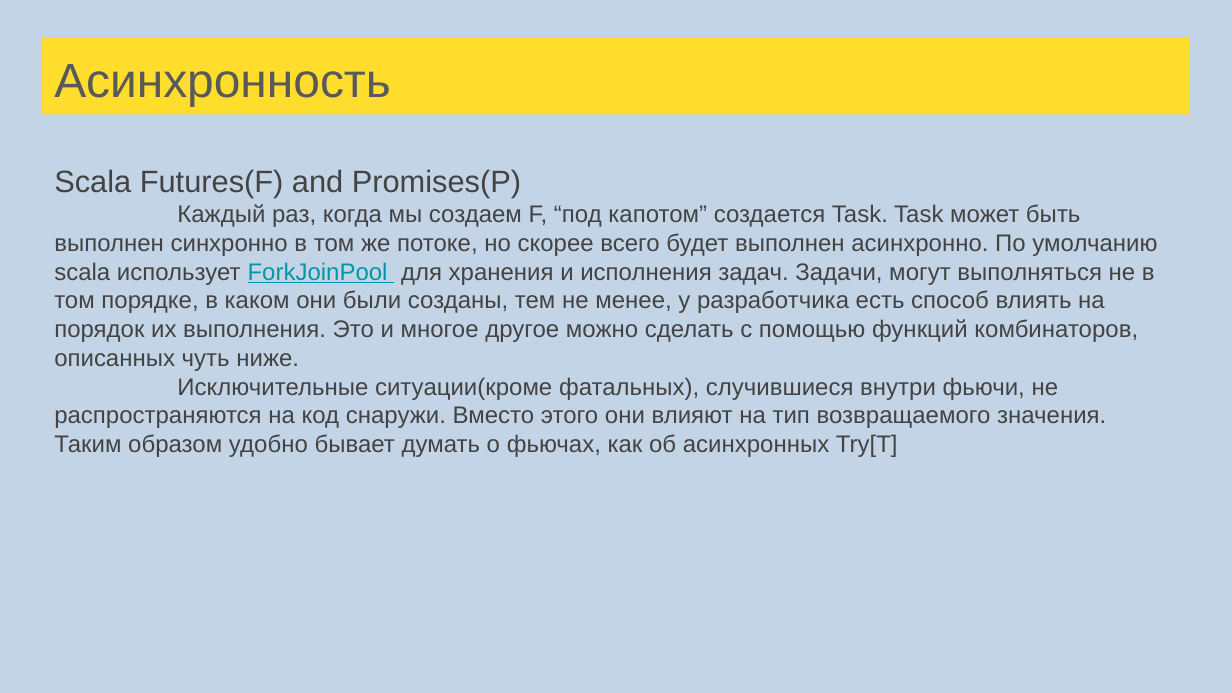
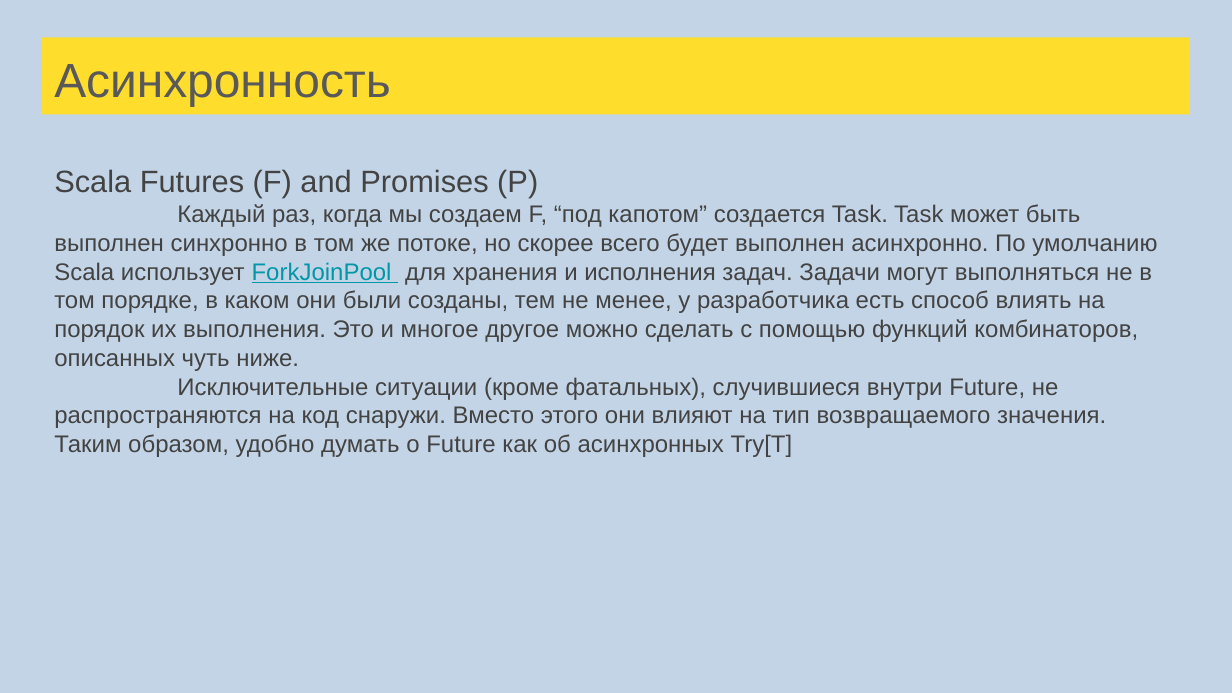
Before and after one commit to sergeypopov83/scala-school, a slide deck: slide 166 of src/main/resources/Лекции Scala для FinTech.pptx. Drawn at 1232x693 pixels with LibreOffice and Linux fonts; fonts in the diff are those of the drawing. Boxes give left, top, right and bottom in pixels: in the first picture for what was removed or moved away, otherwise in the second. Text is boxed around its words. In the diff, an @@ line names an element or a change of style, - is before the commit and + after.

```diff
--- a/src/main/resources/Лекции Scala для FinTech.pptx
+++ b/src/main/resources/Лекции Scala для FinTech.pptx
@@ text at [54,169,1157,457]: text changed @@
-Scala Futures(F) and Promises(P)
-Каждый раз, когда мы создаем F, “под капотом” создается Task. Task может быть выполнен синхронно в том же потоке, но скорее всего будет выполнен асинхронно. По умолчанию scala использует ForkJoinPool для хранения и исполнения задач. Задачи, могут выполняться не в том порядке, в каком они были созданы, тем не менее, у разработчика есть способ влиять на порядок их выполнения. Это и многое другое можно сделать с помощью функций комбинаторов, описанных чуть ниже.
-Исключительные ситуации(кроме фатальных), случившиеся внутри фьючи, не распространяются на код снаружи. Вместо этого они влияют на тип возвращаемого значения. Таким образом удобно бывает думать о фьючах, как об асинхронных Try[T]
+Scala Futures (F) and Promises (P)
+Каждый раз, когда мы создаем F, “под капотом” создается Task. Task может быть выполнен синхронно в том же потоке, но скорее всего будет выполнен асинхронно. По умолчанию Scala использует ForkJoinPool для хранения и исполнения задач. Задачи могут выполняться не в том порядке, в каком они были созданы, тем не менее, у разработчика есть способ влиять на порядок их выполнения. Это и многое другое можно сделать с помощью функций комбинаторов, описанных чуть ниже.
+Исключительные ситуации (кроме фатальных), случившиеся внутри Future, не распространяются на код снаружи. Вместо этого они влияют на тип возвращаемого значения. Таким образом, удобно думать о Future как об асинхронных Try[T]
```
Also in this commit, not shown: 35 other slides changed, 16 slides added, 1 slide removed, 1 other file.
